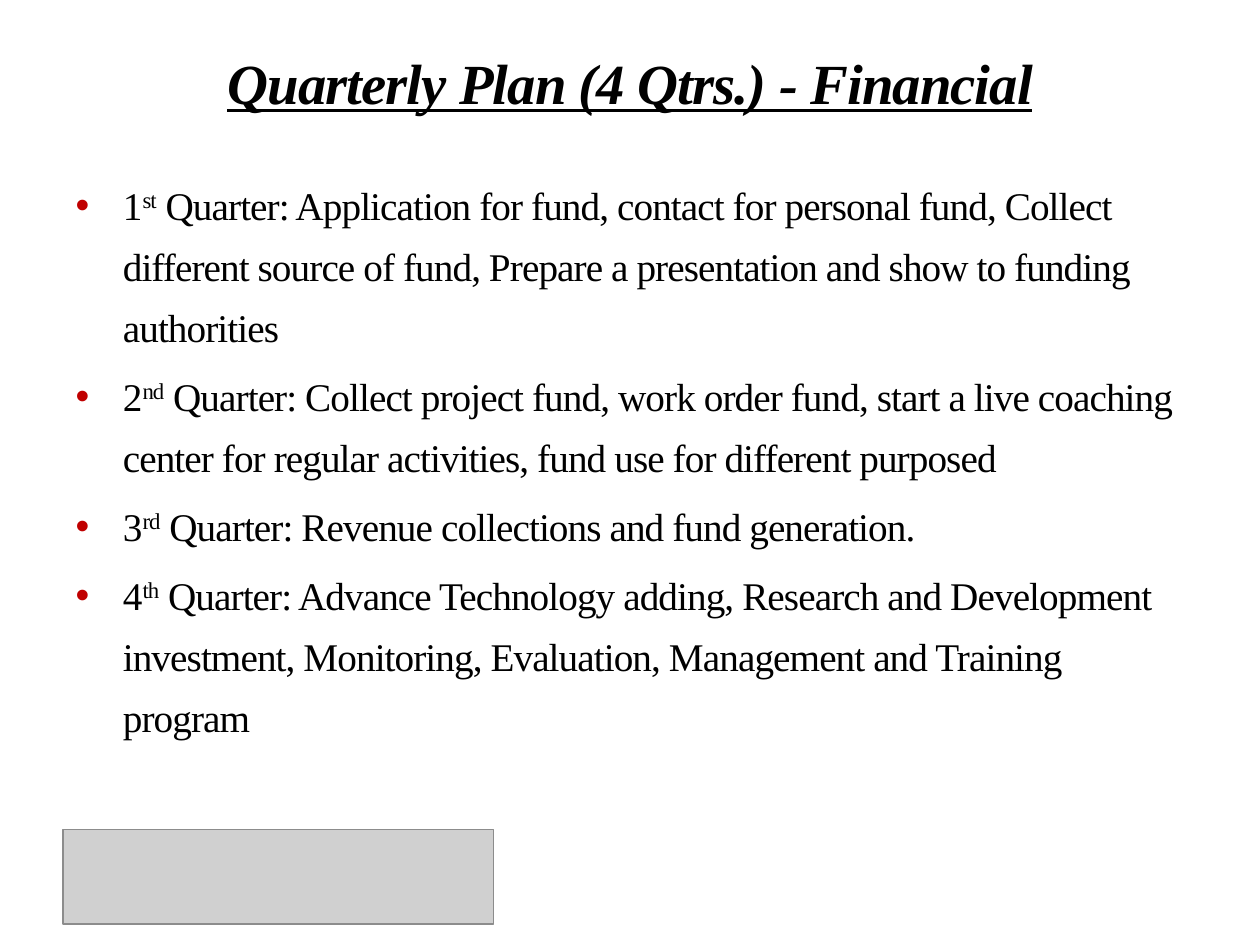
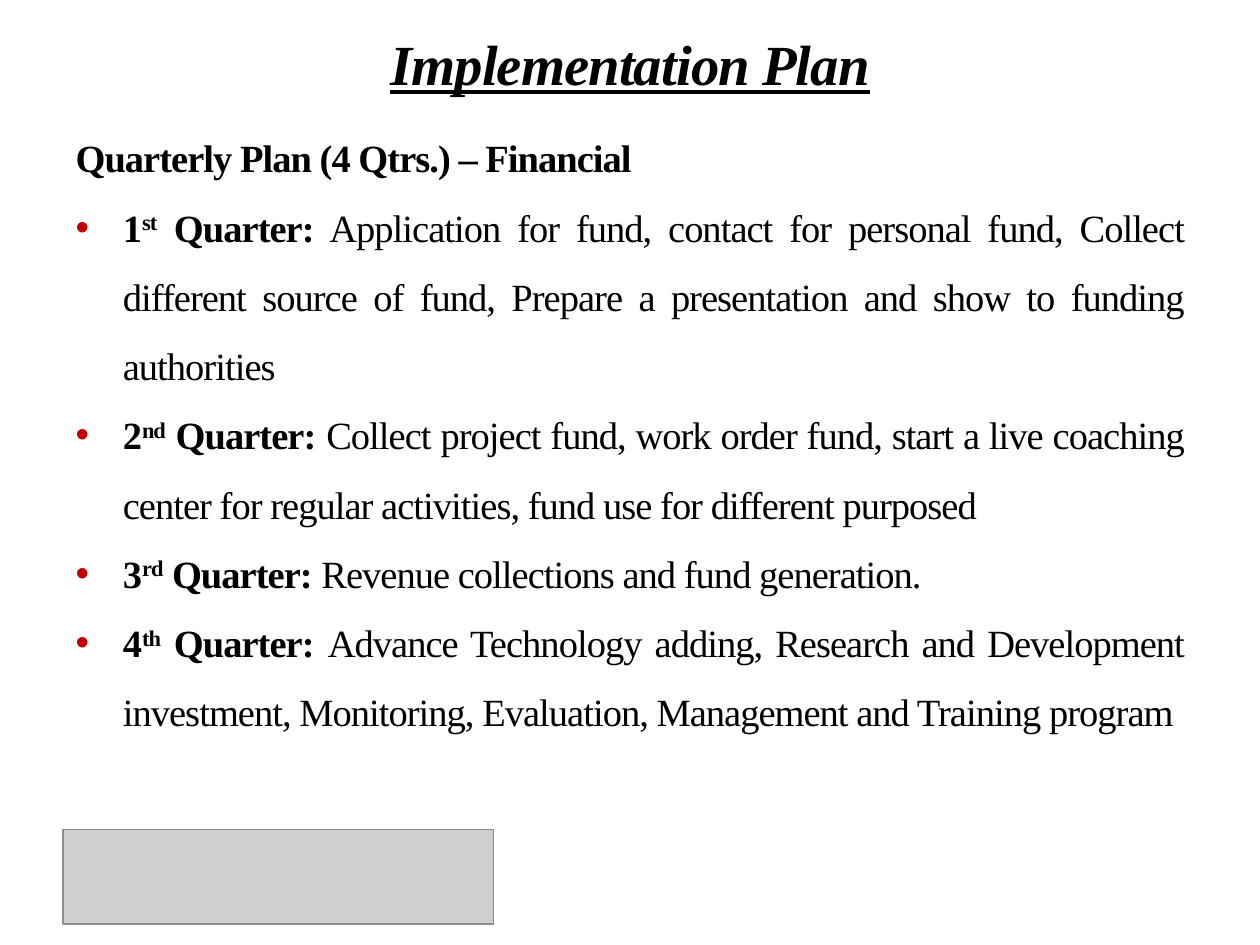
Before and after one commit to Shuvoneel/SRCL, a slide deck: slide 31 of Startup/Presentation_iDEA.pptx. Drawn at 1260x945 pixels with LibreOffice and Linux fonts; fonts in the diff are those of the drawing; grey boxes stand for pictures; background and template pictures are left out. Boxes give left, top, right and bottom in pixels: in the first picture for what was removed or moved away, otherwise in the second. Text is boxed around its words. In the diff, an @@ line names an element or a change of style, - is before the commit and + after.

```diff
--- a/Startup/Presentation_iDEA.pptx
+++ b/Startup/Presentation_iDEA.pptx
@@ title at [390, 45, 869, 96]: text changed @@
-Quarterly Plan (4 Qtrs.) - Financial
+Implementation Plan
@@ text "Quarterly Plan (4 Qtrs.) – ...": place and size @@
-text "Quarterly Plan (4 Qtrs.) – ..." at [123, 192, 1173, 679]
+text "Quarterly Plan (4 Qtrs.) – ..." at [76, 145, 1185, 735]
@@ text at [76, 145, 631, 181]: paragraph added @@
+Quarterly Plan (4 Qtrs.) – Financial
@@ text at [123, 215, 1185, 735]: size 22.4 to 22 pt; bold on in "1st Quarter:", "2nd Quarter:", "3rd Quarter:", "4th Quarter:"; alignment left to justified; line spacing 1.3 to 1.5; less space between paragraphs @@
```
Also in this commit, not shown: 23 other slides changed, 22 other files.
